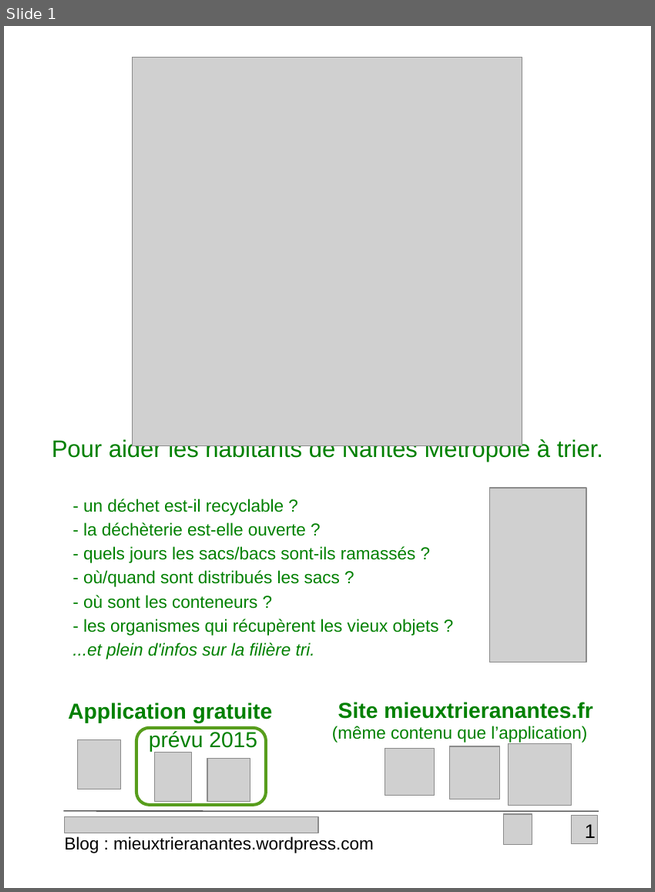
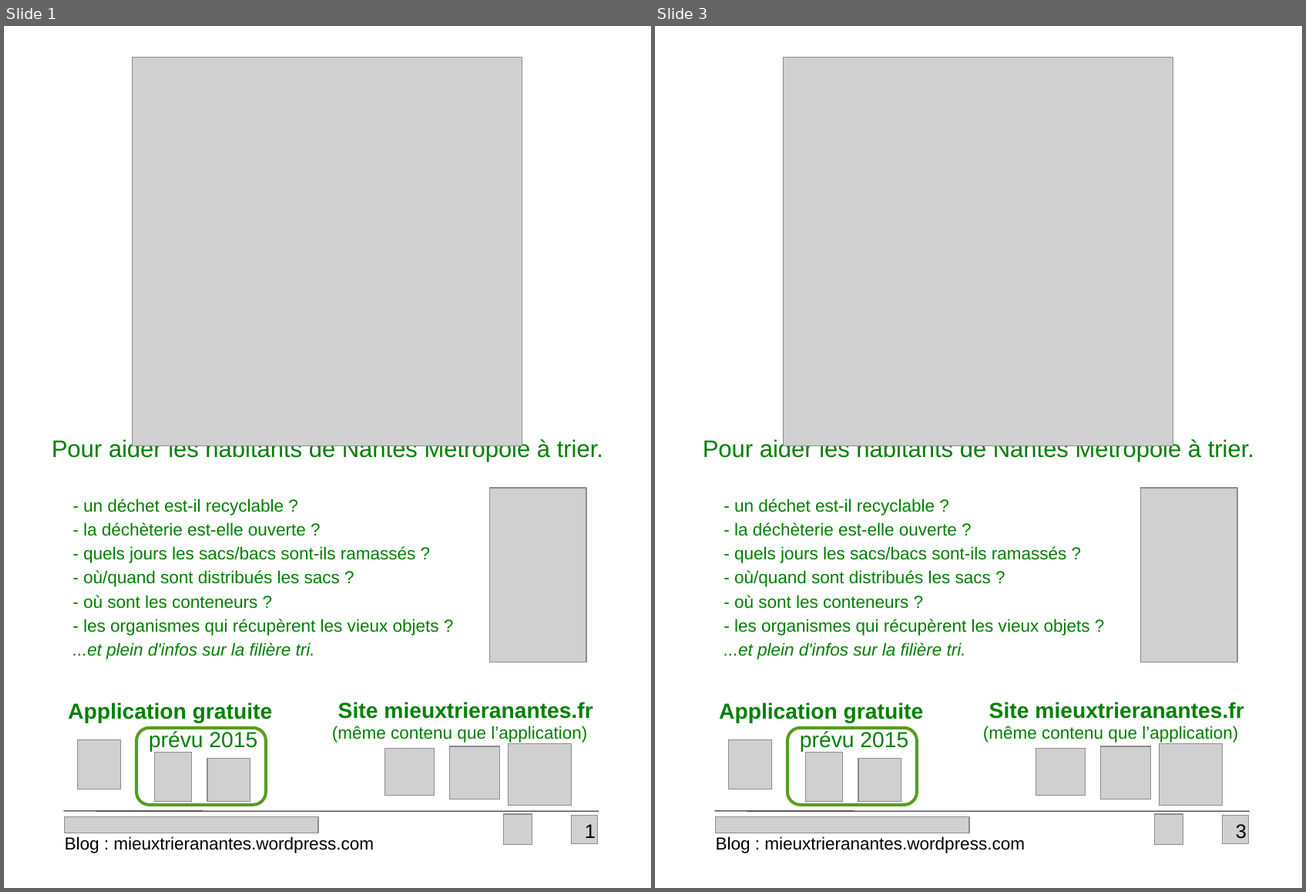
Before and after one commit to vivreanantes/VivreANantes_Complements, a slide deck: doc/affiche.ppt. Shown side by side, each under a label of ours: slide 1 before the commit, slides 1 and 3 after it; the slides between them are not shown. The pictures are 655x892 and 1306x892 pixels, drawn with LibreOffice and Linux fonts; fonts in the diff are those of the drawing; grey boxes stand for pictures. Boxes give left, top, right and bottom in pixels: in the first picture for what was removed or moved away, otherwise in the second. Text is boxed around its words. In the diff, an @@ line names an element or a change of style, - is before the commit and + after.

```diff
--- a/doc/affiche.ppt
+++ b/doc/affiche.ppt
@@ slide 3 added at [655,26,1302,888], background #FFFFFF @@
@@ picture added at [784,57,1172,446] @@
@@ text added at [703,438,1254,462], 22 pt, text #008000 @@
+Pour aider les habitants de Nantes Métropole à trier.
@@ text added at [724,499,1090,660], 16 pt, text #008000 @@
+- un déchet est-il recyclable ?
+- la déchèterie est-elle ouverte ?
+- quels jours les sacs/bacs sont-ils ramassés ?
+- où/quand sont distribués les sacs ?
+- où sont les conteneurs ?
+- les organismes qui récupèrent les vieux objets ?
+...et plein d'infos sur la filière tri.
@@ picture added at [1141,488,1237,663] @@
@@ text added at [719,703,924,724], 20 pt, text #008000, bold @@
+Application gratuite
@@ text added at [983,702,1243,743], 16 pt, text #008000 @@
+Site mieuxtrieranantes.fr
+(même contenu que l’application)
@@ picture added at [728,740,771,789] @@
@@ rounded rectangle added at [787,728,916,805], fill #FFFFFF, outline #579D1C 2.83 pt @@
@@ text added at [800,731,908,752], 20 pt, text #008000 @@
+prévu 2015
@@ picture added at [806,753,843,802] @@
@@ picture added at [858,759,901,802] @@
@@ picture added at [1036,749,1085,795] @@
@@ picture added at [1101,746,1150,799] @@
@@ picture added at [1159,744,1221,806] @@
@@ line added from (714, 811) to (1249, 811), #000000 0.74 pt @@
@@ picture added at [716,818,969,833] @@
@@ picture added at [1154,814,1182,845] @@
@@ picture added at [1221,815,1248,844] @@
@@ page number added at [1236,824,1246,839], 18 pt, text #000000 @@
+3
@@ text added at [716,837,1025,854], 16 pt, text #000000 @@
+Blog : mieuxtrieranantes.wordpress.com
```
Also in this commit, not shown: 2 other slides added, 12 other files.
